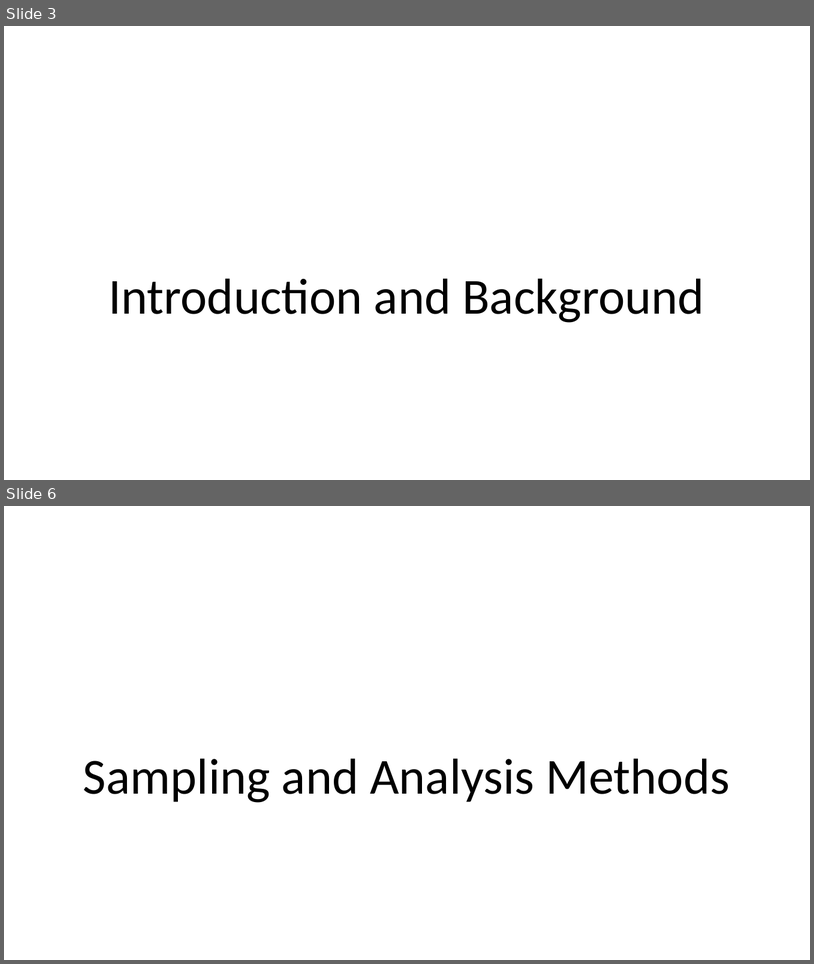
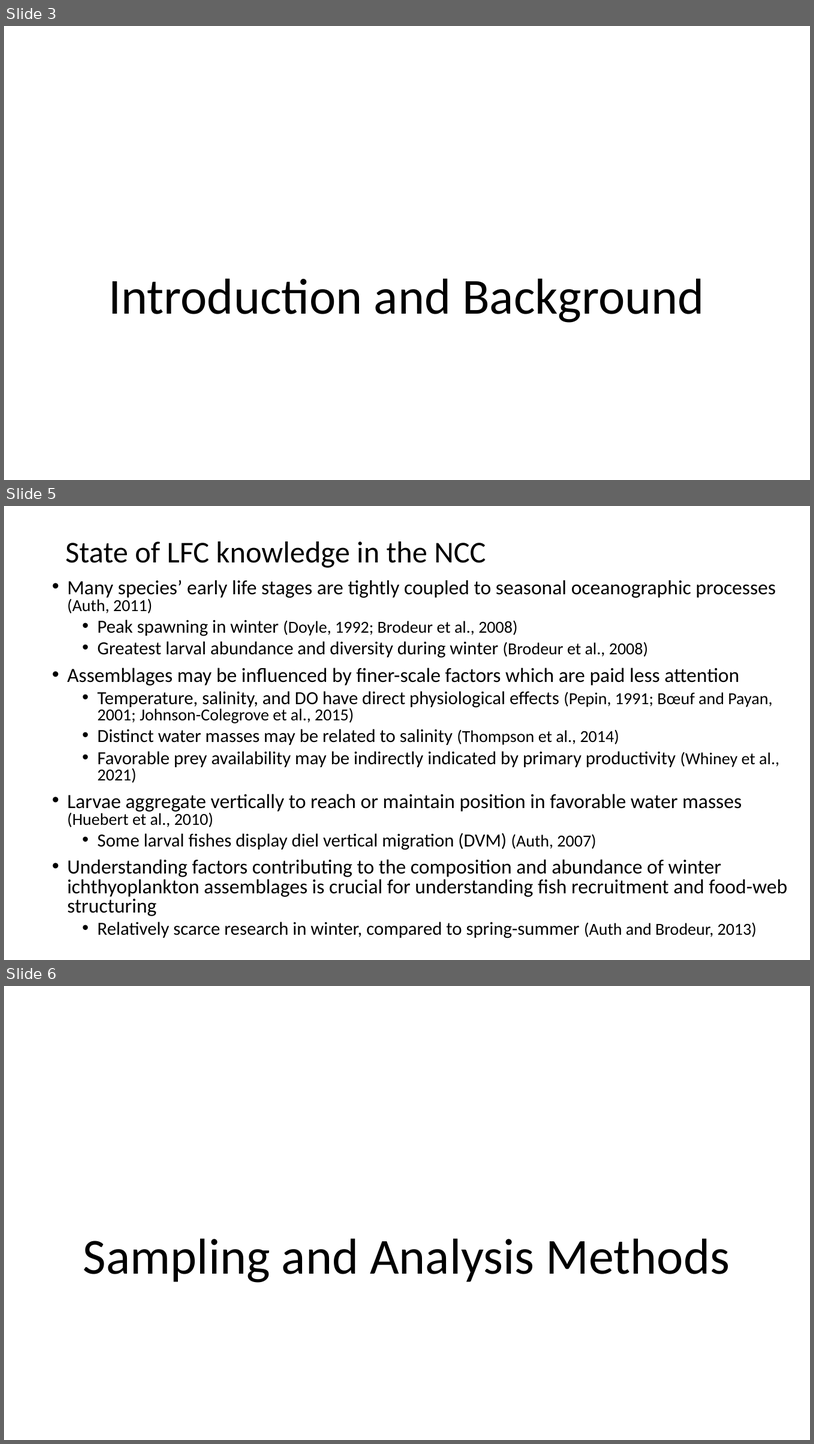
Before and after one commit to LukeABobay/larval-fish-community-analysis, a slide deck: PICES 2026 Presentation.pptx. Shown one above the other, each under a label of ours: slides 3 and 6 before the commit, slides 3, 5 and 6 after it; the slides between them are not shown. The pictures are 814x964 and 814x1444 pixels, drawn with LibreOffice and Linux fonts; fonts in the diff are those of the drawing. Boxes give left, top, right and bottom in pixels: in the first picture for what was removed or moved away, otherwise in the second. Text is boxed around its words. In the diff, an @@ line names an element or a change of style, - is before the commit and + after.

```diff
--- a/PICES 2026 Presentation.pptx
+++ b/PICES 2026 Presentation.pptx
@@ slide 5 added at (x1=4, y1=506, x2=810, y2=960), background #FFFFFF @@
@@ title added at (x1=65, y1=541, x2=486, y2=568), 36 pt, text #000000 @@
+State of LFC knowledge in the NCC
@@ text added at (x1=67, y1=580, x2=788, y2=938), 24 pt, text #000000 @@
+• Many species’ early life stages are tightly coupled to seasonal oceanographic processes (Auth, 2011)
+  • Peak spawning in winter (Doyle, 1992; Brodeur et al., 2008)
+  • Greatest larval abundance and diversity during winter (Brodeur et al., 2008)
+• Assemblages may be influenced by finer-scale factors which are paid less attention
+  • Temperature, salinity, and DO have direct physiological effects (Pepin, 1991; Bœuf and Payan, 2001; Johnson-Colegrove et al., 2015)
+  • Distinct water masses may be related to salinity (Thompson et al., 2014)
+  • Favorable prey availability may be indirectly indicated by primary productivity (Whiney et al., 2021)
+• Larvae aggregate vertically to reach or maintain position in favorable water masses (Huebert et al., 2010)
+  • Some larval fishes display diel vertical migration (DVM) (Auth, 2007)
+• Understanding factors contributing to the composition and abundance of winter ichthyoplankton assemblages is crucial for understanding fish recruitment and food-web structuring
+  • Relatively scarce research in winter, compared to spring-summer (Auth and Brodeur, 2013)
```
Also in this commit, not shown: 6 slides changed, 3 other slides added, 4 slides removed.
